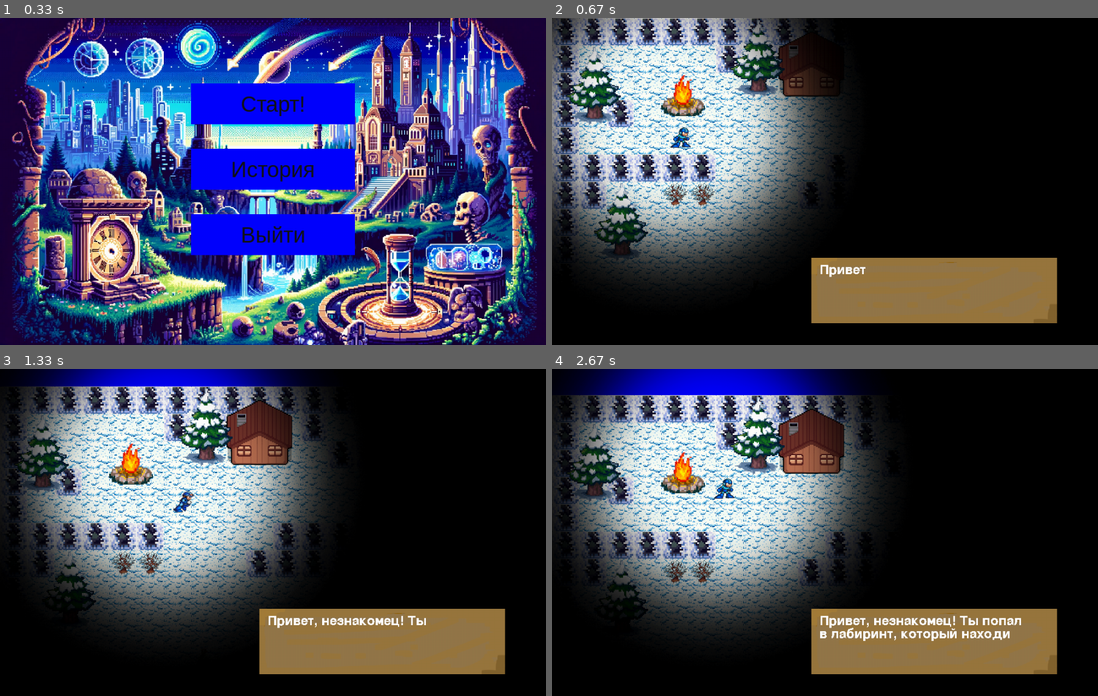
Above: before the commit, frames 1-4 (two rows, left to right).
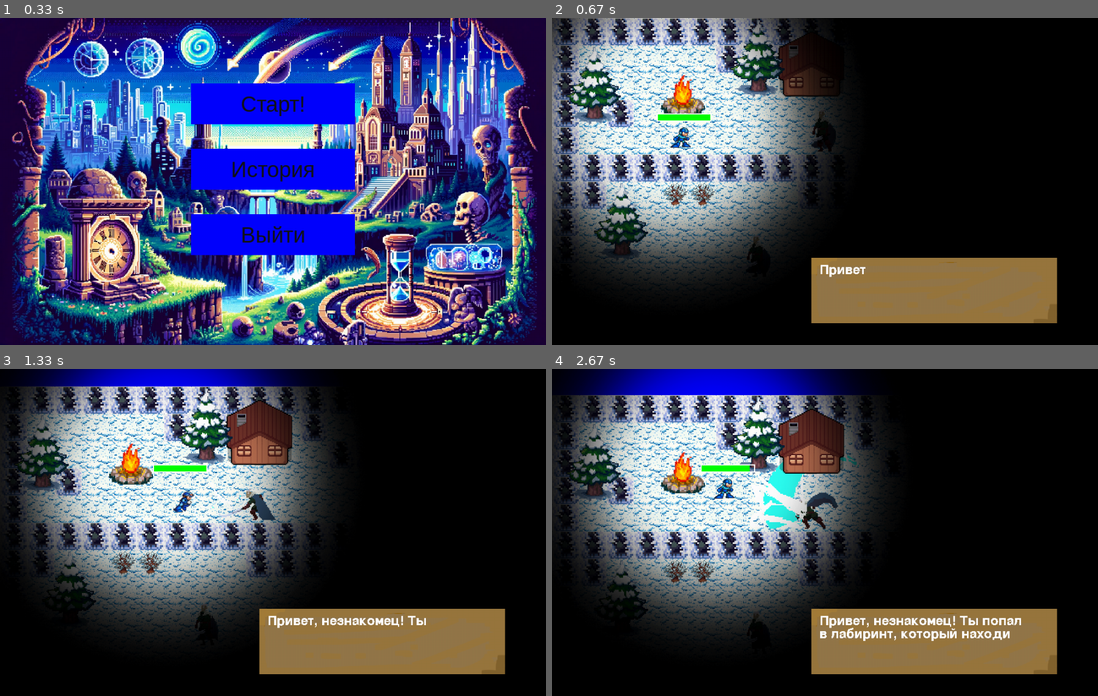
Above: after the commit, the same moments.

Repository: Gigirka/pygame
Game: pygame game, started from 123.py
Two runs of this game, one before a commit and one after it. Both use one fixed random seed, a clock stepped at 60 frames per second and the inputs below.
Inputs (mouse positions are in pixels of both pictures, inside the frame that each line leads up to):
- Up to frame 1 (0.33 s): no input
- Up to frame 2 (0.67 s): click (825, 103) at 0.38 s
- Up to frame 3 (1.33 s): hold Right 0.67-1.13 s; move the mouse to (251, 545) at 0.7 s; hold Up from 1.17 s (still down)
- Up to frame 4 (2.67 s): release Up at 1.47 s; hold Right 1.5-1.97 s; hold Left 2-2.53 s; hold Down from 2.57 s (still down)

Frame 1 is identical in both runs. In frame 2, 1.7% of the frame differs, in the area x 19-52%, y 28-75%; in frame 3, 2.1%; in frame 4, 2.9%, in the area x 27-59%, y 22-80%.

Commit message:
Теперь враги наносят урон Если здоровье игрока больше 70, то хп зелёные, если меньше - то красные

Diff:
--- a/123.py
+++ b/123.py
@@ -279,11 +279,19 @@
 
         # self.rect.move_ip(*self.velocity)
 
-    def draw(self):
-        self.hitbox = (self.rect.x + 17, self.rect.y + 2, 31, 57)
-        pygame.draw.rect(screen, (255, 0, 0), (self.hitbox[0], self.hitbox[1] - 20, 50, 10))  # NEW
-        pygame.draw.rect(screen, (0, 128, 0),
-                         (self.hitbox[0], self.hitbox[1] - 20, 50 - (5 * (10 - self.health)), 10))  # NEW
+    def draw(self, surf):
+        if self.health < 0:
+            self.health = 0
+        BAR_LENGTH_1 = 100
+        BAR_HEIGHT_1 = 15
+        fill_1 = (self.health / 100) * BAR_LENGTH_1
+        outline_rect_1 = pygame.Rect(self.rect.x - 45 / 2, self.rect.y - 25, BAR_LENGTH_1, BAR_HEIGHT_1)
+        fill_rect_1 = pygame.Rect(self.rect.x - 45 / 2, self.rect.y - 25, fill_1, BAR_HEIGHT_1)
+        if self.health >= 70:
+            pygame.draw.rect(surf, 'green', fill_rect_1)
+        else:
+            pygame.draw.rect(surf, 'red', fill_rect_1)
+        pygame.draw.rect(surf, 'white', outline_rect_1, 2)
 
     def update(self):
         if self.move:
@@ -446,16 +454,10 @@
     def update_frame_dependent(self):
         pass
 
-    def draw(self):
-        self.hitbox = (self.rect.x + 17, self.rect.y + 2, 31, 57)
-        pygame.draw.rect(screen, (255, 0, 0), (self.hitbox[0], self.hitbox[1] - 20, 50, 10))  # NEW
-        pygame.draw.rect(screen, (0, 128, 0),
-                         (self.hitbox[0], self.hitbox[1] - 20, 50 - (5 * (10 - self.health)), 10))  # NEW
-
     def update(self):
         self.timee = pygame.time.get_ticks()
         print(self.timee, self.last_attack_time, self.can_attack, player.health)
-        if self.timee - self.last_attack_time >= 2000:
+        if self.timee - self.last_attack_time >= 1000:
             self.can_attack = True
         else:
             self.can_attack = False
@@ -471,8 +473,8 @@
 player_group = pygame.sprite.Group()
 block_tiles_group = pygame.sprite.Group()
 black_l = Black(0, 0)
-enemy1 = Enemy(220, 380)
-enemy2 = Enemy(340, 380)
+enemy1 = Enemy(220, 300)
+enemy2 = Enemy(340, 70)
 bonfire = DecorCreate(4, 2, 'bonfire.png', (80, 80))
 house = DecorCreate(8.3, 0.5, 'wooden_house.png', (120, 120))
 big_trees = [(0, 1), (6, 0), (1, 6), (16, 4)]  # Массив с координатами деревьев
@@ -527,7 +529,6 @@
 all_sprites = pygame.sprite.Group()
 running = True
 clock = pygame.time.Clock()
-player.draw()
 sign_image = pygame.transform.scale(load_image('sign.png'), (450, 120))
 sign_rect = sign_image.get_rect(center=(700, 500))
 
@@ -580,7 +581,6 @@
     player.update()
     player.update_time_dependent(dt)
     player.update_frame_dependent()
-    player.draw()
     black_l.update()
     all_sprites.update()
     screen.fill('Blue')
@@ -591,6 +591,7 @@
     enemy_group.draw(screen)
     decor_group.draw(screen)
     player_group.draw(screen)
+    player.draw(screen)
     screen.blit(sign_image, sign_rect)
     if counter < len(text):
         displayed_text += text[counter]
--- a/data/map0.txt
+++ b/data/map0.txt
@@ -3,7 +3,7 @@
 ##..........######..!.......................#
 #.#.............##..!#####!.................#
 #...@...........#...#.......................#
-######....####..#!.#........................#
+##############..#!.#........................#
 ##..11...#####..#..#..#####.................#
 #............#..#1.#..#.....................#
 #............#..####...#....................#
